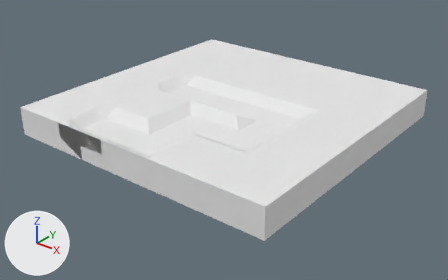
What one commit did to the OBJ model Assets/Stimuli/41s.obj.
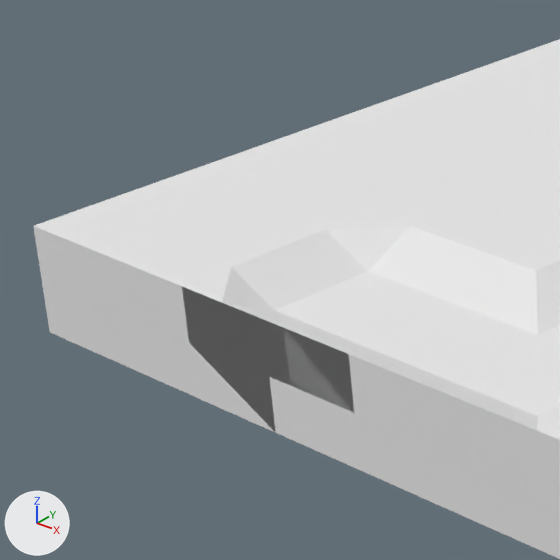
The first picture shows the older version from a 50 mm camera at (16.29, -11.72, 8.56) aimed at (4.09, 3.52, -0.89). The close-ups show both versions on the part from 3% to 34% of the width and 18% to 69% of the height of that picture; other places that the commit changed are outside them. Arrows for +X, +Y and +Z are at lower left; the lights stay in place. Where no turn or scale is listed for an object, it has been applied to the vertices. Vertices at the same position are counted once.

Names of what the first close-up shows: 'block.0.0_block.1441', 'block.0.1_block.1442', 'block.0.2_block.1443', 'block.1.1_block.1446', 'block.3.0_block.1451', 'corner.2.0_corner.328', 'ending.1.0_ending.161'.
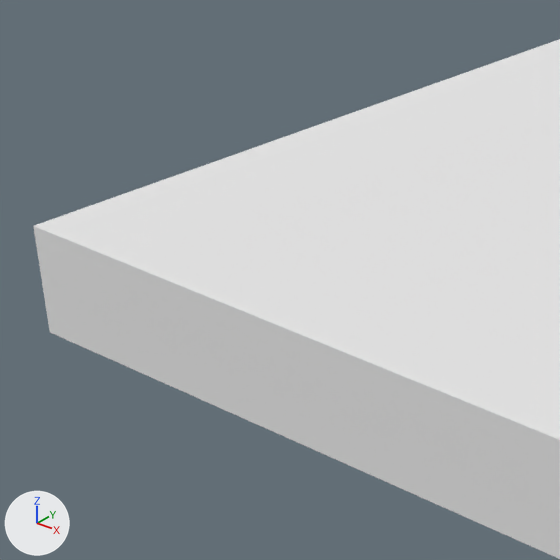
What differs and where, as boxes (x1, y1, x2, y2) in the close-ups (560 x 560 px):
part 1 of me_ending_1_0_ending_161, cut back
    before: (182, 231, 502, 416)
    after: (182, 231, 466, 354)
part 2 of me_corner_2_0_corner_328, cut back
    both: (350, 271, 560, 430)

The change in detail:
me_corner_2_0_corner_328 is used by ob_corner_2_0_corner_328; location (0.0, 0.0, 0.0).
me_corner_2_0_corner_328 had 15 vertices, 10 faces, 3 loose edges and spanned x 3.0..5.0, y -1.0..1.0, z -0.5..0.5.
me_corner_2_0_corner_328 no longer uses material mat_none (white #e7e7e7).
me_corner_2_0_corner_328 now has 8 vertices, 6 faces and spans x 3.0..5.0, y -1.0..1.0, z -0.5..0.5.
Part 2, on me_corner_2_0_corner_328:
7 vertices are removed from x 3.0..4.5, y -0.5..1.0, z 0.0..0.25.
7 faces are deleted.
3 loose edges are deleted.
3 new faces join them.
me_corner_2_0_corner_328 now uses material mat_material (white #e7e7e7).
me_ending_1_0_ending_161 is used by ob_ending_1_0_ending_161; location (0.0, 0.0, 0.0).
me_ending_1_0_ending_161 had 16 vertices, 15 faces and spanned x 1.0..3.0, y -1.0..1.0, z -0.5..0.5.
me_ending_1_0_ending_161 no longer uses material mat_none (white #e7e7e7).
me_ending_1_0_ending_161 now has 8 vertices, 6 faces and spans x 1.0..3.0, y -1.0..1.0, z -0.5..0.5.
Part 1, on me_ending_1_0_ending_161:
8 vertices are removed from x 1.0..3.0, y -1.0..1.0, z 0.25..0.5.
12 faces are deleted.
3 new faces join them.
me_ending_1_0_ending_161 now uses material mat_material (white #e7e7e7).
